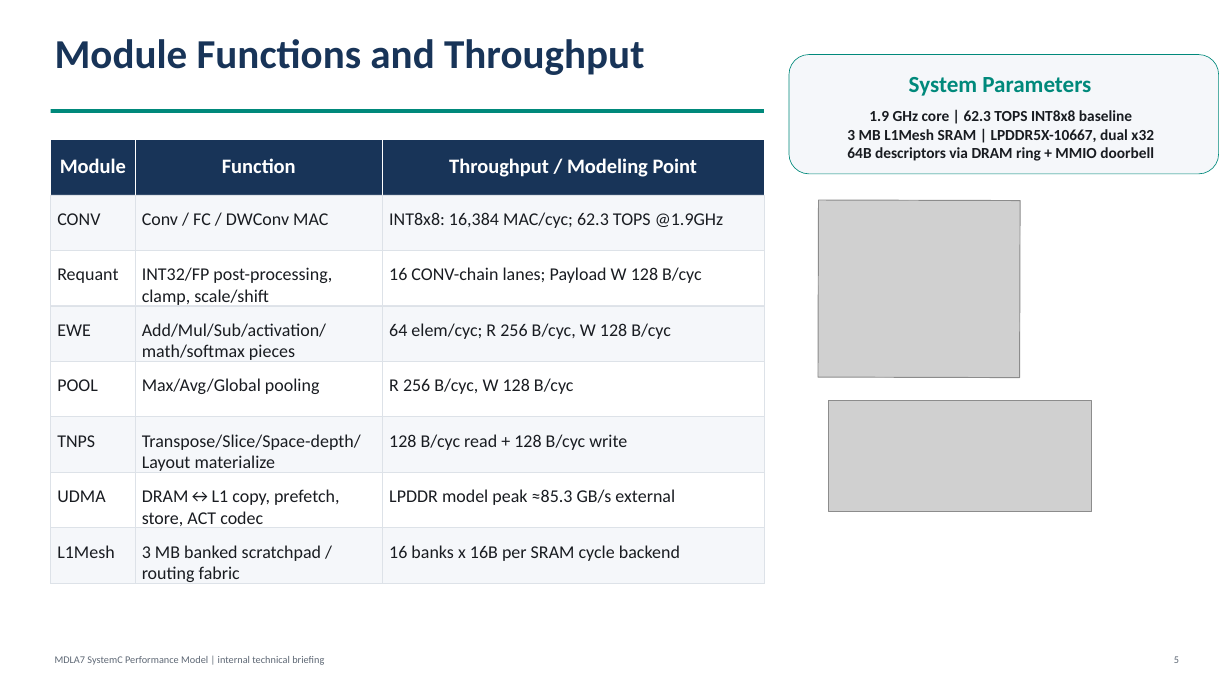
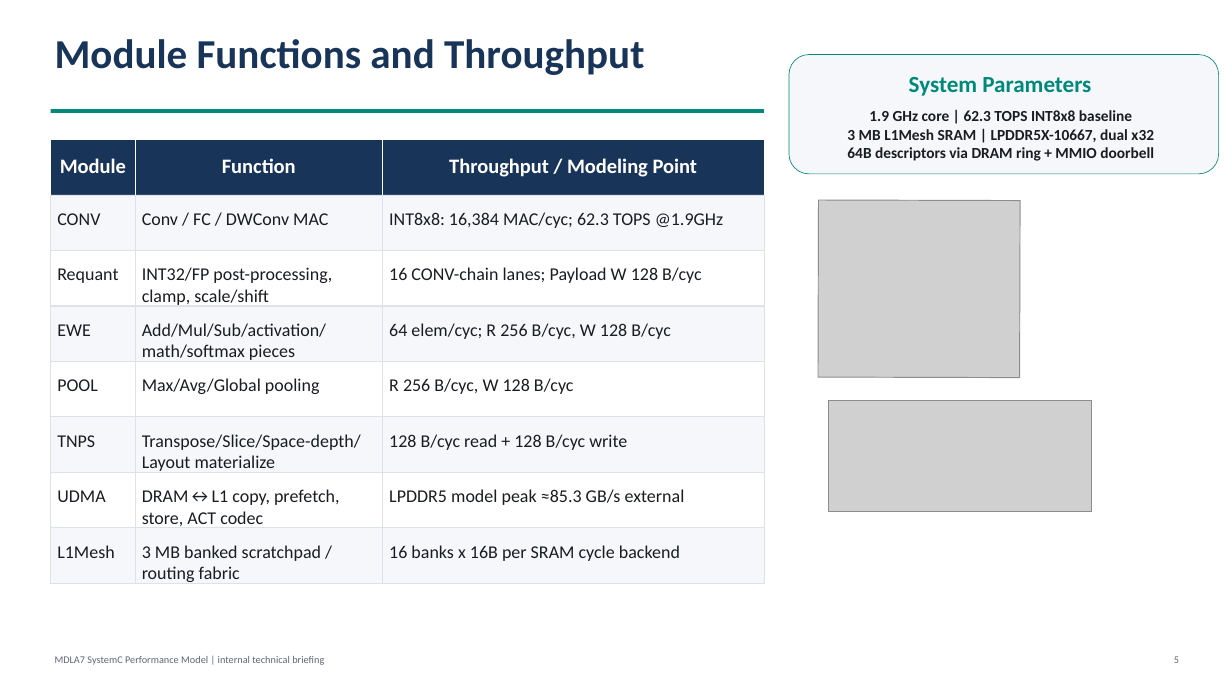
Before and after one commit to cclwylin/mdla7, a slide deck: slide 4 of reports/uArcSim Implementation by AI.pptx. Drawn at 1232x693 pixels with LibreOffice and Linux fonts; fonts in the diff are those of the drawing; grey boxes stand for pictures. Boxes give left, top, right and bottom in pixels: in the first picture for what was removed or moved away, otherwise in the second. Text is boxed around its words. In the diff, an @@ line names an element or a change of style, - is before the commit and + after.

```diff
--- a/reports/uArcSim Implementation by AI.pptx
+++ b/reports/uArcSim Implementation by AI.pptx
@@ text at box(389, 489, 685, 505): text changed @@
-LPDDR model peak ≈85.3 GB/s external
+LPDDR5 model peak ≈85.3 GB/s external
```
Also in this commit, not shown: 6 other slides changed, 2 slides added, 1 slide removed, 3 other files.
